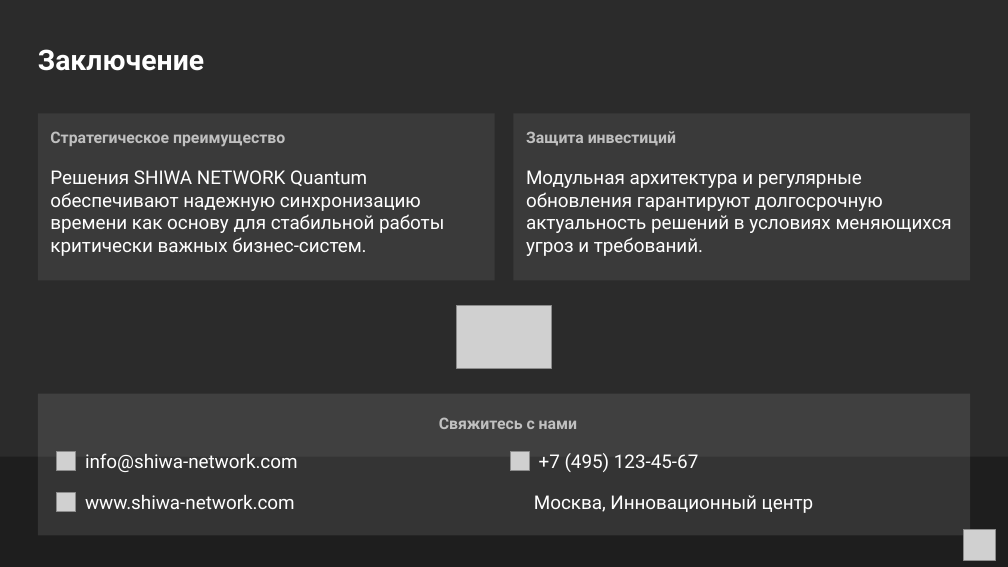
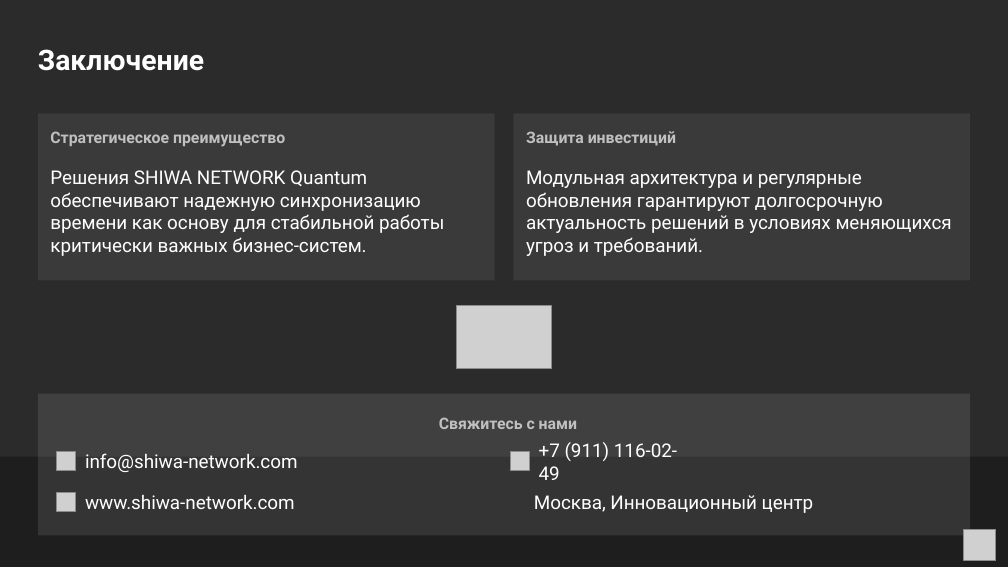
Before and after one commit to SiwaNetwork/QUANTUM, a slide deck: slide 6 of ДОКУМЕНТЫ/МАТЕРИАЛ СТАТЬИ/SHIWA_NETWORK_Quantum_Стратегическое_преимущество_в_обеспечении_надежной_синхронизации_времени_для_бизнеса.pptx. Drawn at 1008x567 pixels with LibreOffice and Linux fonts; fonts in the diff are those of the drawing; grey boxes stand for pictures; background and template pictures are left out; a plain dark background stands for a picture behind light text. Boxes give left, top, right and bottom in pixels: in the first picture for what was removed or moved away, otherwise in the second. Text is boxed around its words. In the diff, an @@ line names an element or a change of style, - is before the commit and + after.

```diff
--- a/ДОКУМЕНТЫ/МАТЕРИАЛ СТАТЬИ/SHIWA_NETWORK_Quantum_Стратегическое_преимущество_в_обеспечении_надежной_синхронизации_времени_для_бизнеса.pptx
+++ b/ДОКУМЕНТЫ/МАТЕРИАЛ СТАТЬИ/SHIWA_NETWORK_Quantum_Стратегическое_преимущество_в_обеспечении_надежной_синхронизации_времени_для_бизнеса.pptx
@@ text at box(539, 442, 677, 480): text changed @@
-+7 (495) 123-45-67
++7 (911) 116-02-49
```
Also in this commit, not shown: 1 other slide changed, 2 other files.
